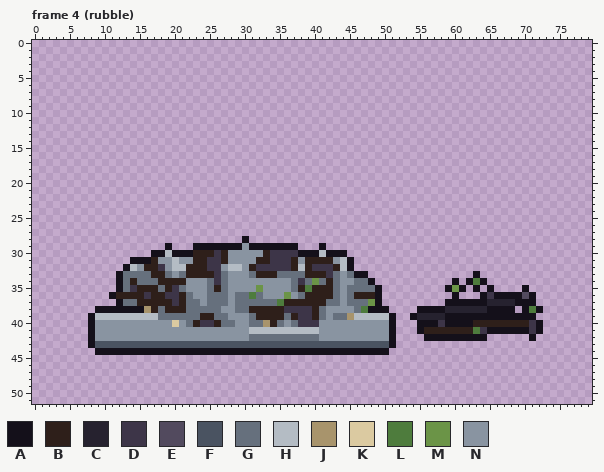
A pixel-art file gets an edit: art/structures/apothecary.aseprite. Above is the file before it was changed.
80x52 pixels, 4 frames. Colours within 5 levels of each other are drawn and written as one. Shown: frame 4 (rubble). The commit also changed other frames, which this record leaves out.
Palette (. is transparent): A #14101a  B #2e1f1a  C #26222f  D #3d3548  E #524a5e  F #4a5361  G #66707d  H #b4bcc4  J #a8946c  K #dbcaa1  L #4e7c3d  M #6b9447  N #8994a1
Pixels before, frame 4 (rubble) (only the part around the change), first column x 0:
15 ................................................................................
16 ................................................................................
17 ................................................................................
18 ................................................................................
19 ................................................................................
20 ................................................................................
21 ................................................................................
22 ................................................................................
23 ................................................................................
24 ................................................................................
25 ................................................................................
26 ................................................................................
27 ................................................................................
28 ..............................A.................................................
29 ...................A...AAAAAAANAAAAAAA...A......................................
30 .................AAHAAABBBDBNNNNNBDDDDAAAHAAA...................................
31 ..............AAABNNHNNBBDDBNNNNBBDDDBNBBBBNHA..................................
32 .............AHNBBDNHHBBBDDNHHNBDDDDDBHBDDDBHA..................................
33 ............AGGGGBBGNGBBBBDGNNNGBBBGGGGBBBDGNGAA...............A................
34 ............AGBGGGBBBBNNNGDGNNNNNNNNNGDGMGBGNNGGA...........A.ALA...............
35 ............AGDBBBGBDGNNNGBGNNNNMNNNNGBLBBBGNGGGGA.........AMA.A.A....A.........
36 ...........ABBBBDBBDDBGNNGGGNGGLGNNNMNGBBBBGNGBBBA..........A...ADAAAAEA........
37 ............AGGBBBBBDBGGNGGGNGGGGGGLBBBBBBGGNGGGMA.........AAAAAACCCCAAA........
38 .........AAAAAAAJBGBBBGGGGGNNGGBBBBBDDDDBGNNNNGLAAA....AAAACCCCCCAAAA.ALA.......
39 ........AHHHHHHHHHGGGGGGBBGGNNNGBBBBGBDDBGNGGJHHHHHA..ACCCCAAAAAAAAAAAAA........
40 ........ANNNNNNNNNNNKNGBDDBGGNNGGJBGNGDDDNNNNNNNNNNA...AAADAAAABBBBBBBBDA.......
41 ........ANNNNNNNNNNNNNNNNNNNNNNHHHHHHHHHHNNNNNNNNNNA...ABBBBBBBLDAAAAAADA.......
42 ........ANNNNNNNNNNNNNNNNNNNNNNGGGGGGGGGGNNNNNNNNNNA....AAAAAAAAA......A........
43 ........AFFFFFFFFFFFFFFFFFFFFFFFFFFFFFFFFFFFFFFFFFFA............................
44 .........AAAAAAAAAAAAAAAAAAAAAAAAAAAAAAAAAAAAAAAAAA.............................
45 ................................................................................
46 ................................................................................
47 ................................................................................
48 ................................................................................
49 ................................................................................
50 ................................................................................
51 ................................................................................
The same view after the edit:
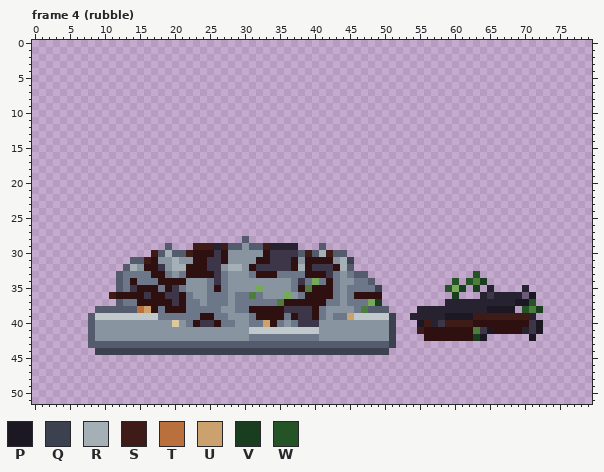
Colours new in this view: P #1b1823  Q #3c414f  R #a5afb6  S #3f1b17  T #ba703c  U #cba26d  V #193e1f  W #245325
The edit:
colour B: #2e1f1a -> #2f1011
colour E: #524a5e -> #6c5c79
colour F: #4a5361 -> #545b6d
colour G: #66707d -> #6c7789
colour H: #b4bcc4 -> #c0c8cb
colour M: #6b9447 -> #77a95a
Changed rows in their new state; - is a pixel that keeps its letter.
Frame 4 (rubble):
first column x 8:
28 ----------------------F------------------------------------------
29 -----------F---SSSCSFF-FFSCCCC---F-------------------------------
30 ---------SFRFFS---------------FSFRSFF----------------------------
31 ------FFS---R-----------------------RQ---------------------------
32 -----FR-----RR------RR--------R-----RF---------------------------
33 ----F---------------------------------FF---------------W---------
34 ----F-----------------------------------F-----------W-W-V--------
35 ----F------------------------------------Q---------W-V-V-C----C--
36 ---S-------------------------------------B----------V---C-CCCC-P-
37 ----F------------------------------------V---------CCCCCC----PPW-
38 -FFFFFFTU-------------------------------FFF----CCCC------PPPP-W-V
39 F------------------------------------U-----Q--C----PPPPSSSSSSSSC-
40 F------------------------U-----------------Q---PSC-SSSS---------P
41 F------------------------------------------Q---S---------PBBBBC-P
42 F------------------------------------------Q----BBBBBBBVP------P-
43 F------------------------------------------Q---------------------
44 -QQQQQQQQQQQQQQQQQQQQQQQQQQQQQQQQQQQQQQQQQQ----------------------
Boxes around the changes in both pictures, in picture pixels (x1, y1, x2, y2):
changed: (88, 236, 543, 355)
